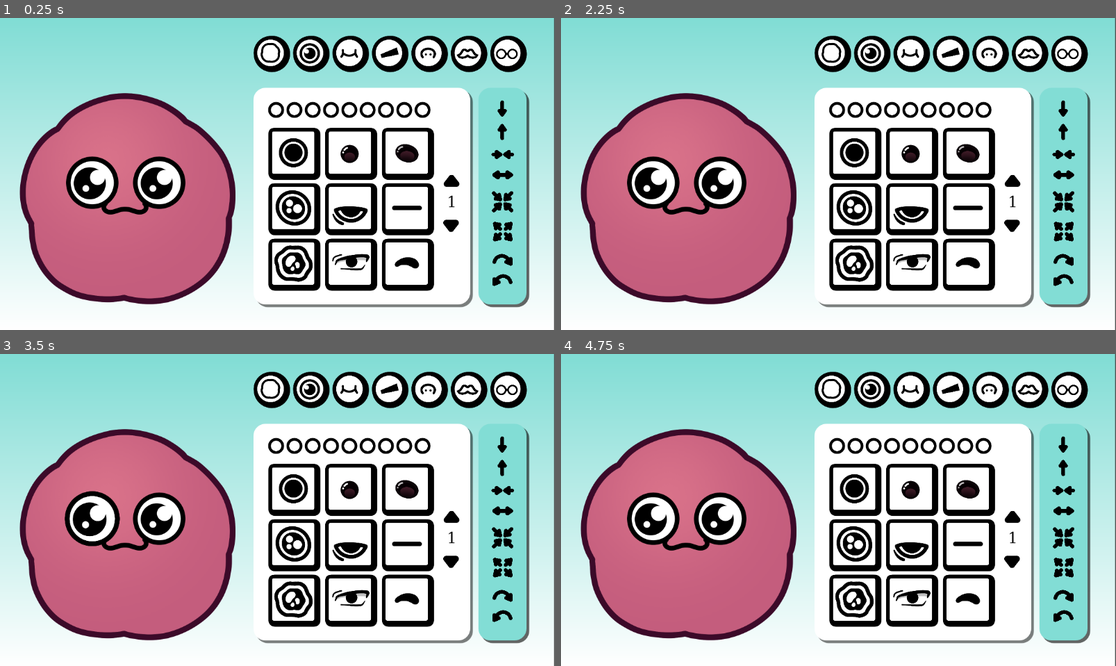
Above: before the commit, frames 1-4 (two rows, left to right).
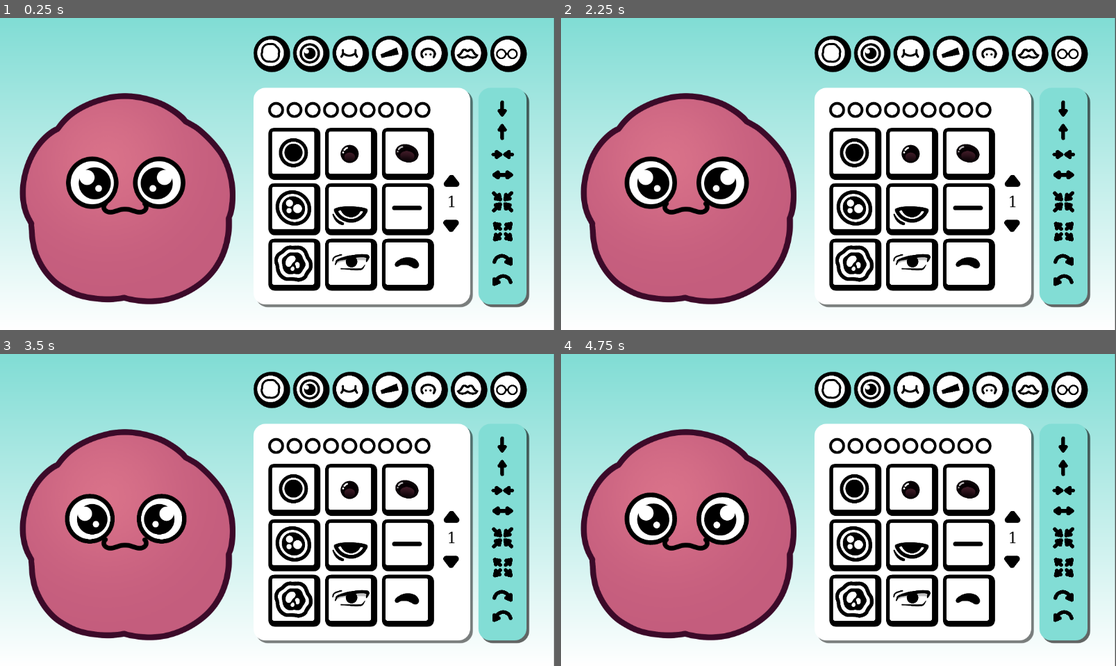
Above: after the commit, the same moments.

Repository: MoaOrLess/FloofMaker
Game: Godot game, scene res://SCENES/learning_2.tscn
Two runs of this game, one before a commit and one after it. Both use one fixed random seed, a clock stepped at 60 frames per second and the inputs below. This scene is started directly instead of the project's main scene.
Inputs (mouse positions are in pixels of both pictures, inside the frame that each line leads up to):
- Up to frame 1 (0.25 s): no input
- Up to frame 2 (2.25 s): click (1066, 133) at 0.5 s; click (1066, 108) at 1.25 s; click (1066, 174) at 2 s
- Up to frame 3 (3.5 s): click (505, 538) at 2.75 s
- Up to frame 4 (4.75 s): click (1066, 566) at 3.5 s; click (1066, 597) at 4.25 s

The runs differ from the first frame. In frame 1, 0.4% of the frame differs, in the area x 13-21%, y 47-59%; in frame 2, 1.3%; in frame 3, 1.4%, in the area x 11-34%, y 43-62%; in frame 4, 1.3%.

Commit message:
Eyes both get altered + mouth when using buttons

Diff:
--- a/SCENES/eye_prefab.gd
+++ b/SCENES/eye_prefab.gd
@@ -5,14 +5,16 @@
 const EYE_CROSSED = preload("res://ART/Eye Crossed.png")
 var eye_mirror
 var texture
+
 # Called when the node enters the scene tree for the first time.
 func _ready() -> void:
 	eye_sprite.texture = EYE_CROSSED
 	eye_mirror = Sprite2D.new()
 	add_child(eye_mirror)
 	eye_mirror.texture = EYE_CROSSED
-	eye_mirror.flip_h
+	eye_mirror.flip_h = true
 	eye_mirror.position = Vector2(-139,0)
+	pass
 
 
 
--- a/SCENES/learning_2.gd
+++ b/SCENES/learning_2.gd
@@ -89,7 +89,7 @@
 # Called every frame. 'delta' is the elapsed time since the previous frame.
 func _process(delta: float) -> void:
 	number_page()
-	print(current_category)
+
 
 func number_page():
 	page_number.text = str(page + 1)
@@ -210,6 +210,7 @@
 	var item_move = 10
 	if current_category == 1:
 		eye_prefab.eye_mirror.position.y -= item_move
+		eye_prefab.eye_sprite.position.y -= item_move
 	if current_category == 2:
 		mouth_prefab.position.y -= item_move
 
@@ -218,6 +219,7 @@
 	var item_move = 10
 	if current_category == 1:
 		eye_prefab.eye_mirror.position.y += item_move
+		eye_prefab.eye_sprite.position.y += item_move
 	if current_category == 2:
 		mouth_prefab.position.y += item_move
 
@@ -225,14 +227,52 @@
 func _on_item_shrink_pressed() -> void:
 	var item_scale = 0.05
 	if current_category == 1:
+		eye_prefab.eye_mirror.scale -= Vector2(item_scale,item_scale)
+		eye_prefab.eye_sprite.scale -= Vector2(item_scale,item_scale)
+	if current_category == 2:
+		mouth_prefab.scale -= Vector2(item_scale,item_scale)
+
+
+func _on_item_zoom_pressed() -> void:
+	var item_scale = 0.05
+	if current_category == 1:
 		eye_prefab.eye_mirror.scale += Vector2(item_scale,item_scale)
+		eye_prefab.eye_sprite.scale += Vector2(item_scale,item_scale)
 	if current_category == 2:
 		mouth_prefab.scale += Vector2(item_scale,item_scale)
 
 
-func _on_item_zoom_pressed() -> void:
-	var item_scale = 0.05
-	if current_category == 1:
-		eye_prefab.eye_mirror.scale -= Vector2(item_scale,item_scale)
-	if current_category == 2:
-		mouth_prefab.scale -= Vector2(item_scale,item_scale)
+func _on_item_rot_left_pressed() -> void:
+	var item_rot = deg_to_rad(5)
+	if current_category == 1:
+		eye_prefab.eye_mirror.rotation -= item_rot
+		eye_prefab.eye_sprite.rotation += item_rot
+	if current_category == 2:
+		mouth_prefab.rotation -= item_rot
+
+func _on_item_rot_right_pressed() -> void:
+	var item_rot = deg_to_rad(5)
+	if current_category == 1:
+		eye_prefab.eye_mirror.rotation += item_rot
+		eye_prefab.eye_sprite.rotation -= item_rot
+	if current_category == 2:
+		mouth_prefab.rotation += item_rot
+
+
+func _on_item_further_pressed() -> void:
+	var item_pos = 10
+	var item_scale = 0.05
+	if current_category == 1:
+		eye_prefab.eye_mirror.position.x -= item_pos
+		eye_prefab.eye_sprite.position.x += item_pos
+	if current_category == 2:
+		mouth_prefab.scale.x -= item_scale
+
+func _on_item_closer_pressed() -> void:
+	var item_pos = 10
+	var item_scale = 0.05
+	if current_category == 1:
+		eye_prefab.eye_mirror.position.x += item_pos
+		eye_prefab.eye_sprite.position.x -= item_pos
+	if current_category == 2:
+		mouth_prefab.scale.x += item_scale
--- a/SCENES/learning_2.tscn
+++ b/SCENES/learning_2.tscn
@@ -465,5 +465,9 @@
 [connection signal="pressed" from="UI/MainPanel/PageDown" to="." method="_on_page_down_pressed"]
 [connection signal="pressed" from="UI/SidePanel/Item Up" to="." method="Item_Up_Button_Pressed"]
 [connection signal="pressed" from="UI/SidePanel/Item Down" to="." method="_on_item_down_pressed"]
+[connection signal="pressed" from="UI/SidePanel/Item Closer" to="." method="_on_item_closer_pressed"]
+[connection signal="pressed" from="UI/SidePanel/Item Further" to="." method="_on_item_further_pressed"]
 [connection signal="pressed" from="UI/SidePanel/Item Shrink" to="." method="_on_item_shrink_pressed"]
 [connection signal="pressed" from="UI/SidePanel/Item Zoom" to="." method="_on_item_zoom_pressed"]
+[connection signal="pressed" from="UI/SidePanel/Item Rot Right" to="." method="_on_item_rot_right_pressed"]
+[connection signal="pressed" from="UI/SidePanel/Item Rot left" to="." method="_on_item_rot_left_pressed"]
